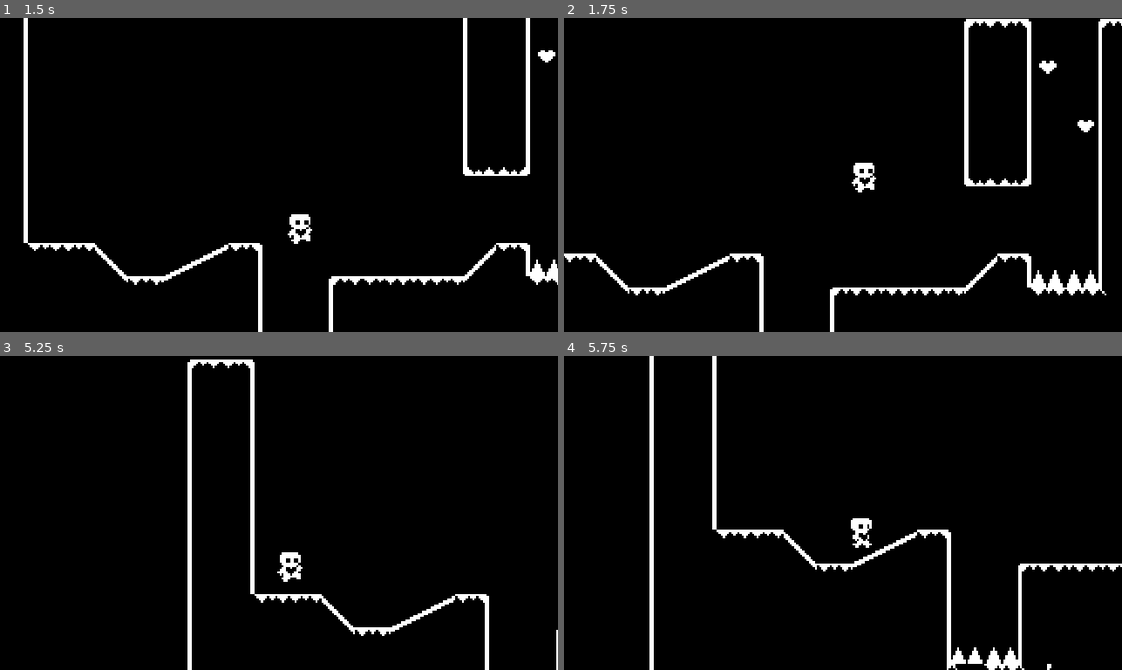
Above: before the commit, frames 1-4 (two rows, left to right).
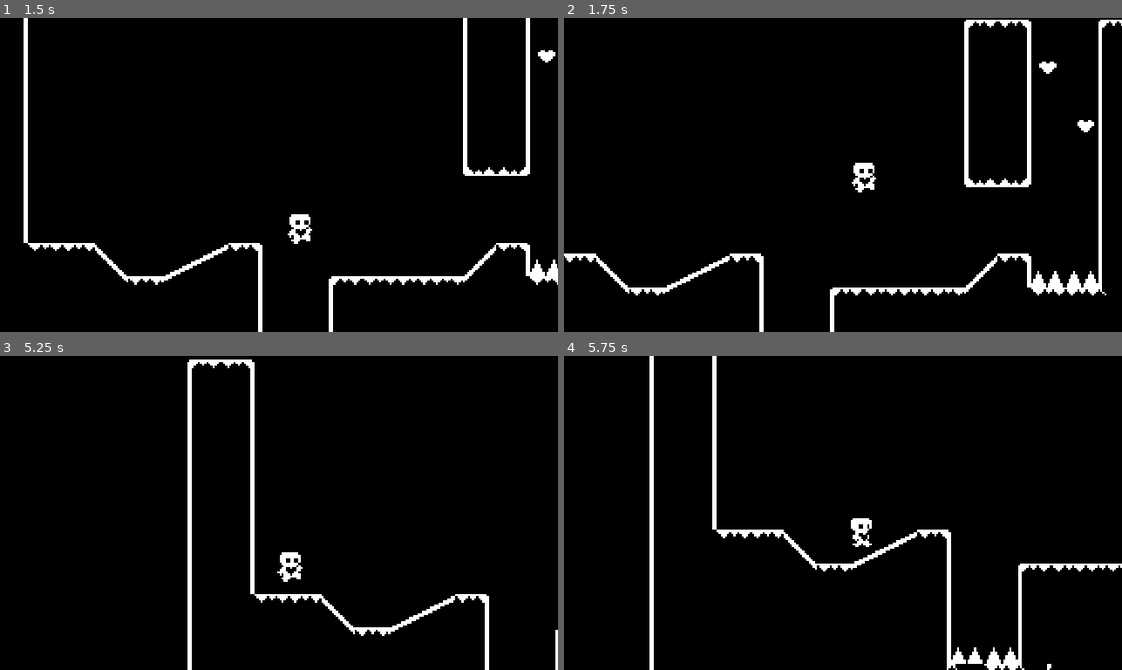
Above: after the commit, the same moments.

Repository: dazheng6/Heart-Platformer
Game: Godot game, scene res://Scenes/level_one.tscn
The game is run twice, just before and just after one commit, with the same random seed, the same clock (stepped at 60 frames per second) and the same inputs.
Inputs:
- Up to frame 1 (1.5 s): hold Right (ui_right) from 0.53 s (still down); tap Up (ui_up) at 0.77 s
- Up to frame 2 (1.75 s): keep holding Right (ui_right); tap Up (ui_up) at 1.52 s
- Up to frame 3 (5.25 s): release Right (ui_right) at 2.03 s; hold Left (ui_left) 2.03-2.78 s; hold Right (ui_right) 2.78-4.28 s; tap Up (ui_up) at 3.02, 3.77, 4.52 s; hold Left (ui_left) 4.28-5.03 s; hold Right (ui_right) from 5.03 s (still down)
- Up to frame 4 (5.75 s): keep holding Right (ui_right)

Frame 1 is identical in both runs. In frame 2, 0.2% of the frame differs, in the area x 0-100%, y 0-88%; in frame 3, less than 0.1%; in frame 4, less than 0.1%.

Commit message:
progress check 8 completed

Diff:
--- a/Scenes/level_transition.gd
+++ b/Scenes/level_transition.gd
@@ -1,9 +1,11 @@
-extends Node
+extends CanvasLayer
 
 @onready var animation_player = $AnimationPlayer
 
 func fade_from_black():
 	animation_player.play("fade_from_black")
+	await animation_player.animation_finished
 
 func fade_to_black():
 	animation_player.play("fade_to_black")
+	await animation_player.animation_finished
--- a/Scenes/level_transition.tscn
+++ b/Scenes/level_transition.tscn
@@ -1,22 +1,6 @@
 [gd_scene load_steps=6 format=3 uid="uid://b42xkw66pkthw"]
 
 [ext_resource type="Script" path="res://Scenes/level_transition.gd" id="1_rmjvg"]
-
-[sub_resource type="Animation" id="Animation_ll4i6"]
-resource_name = "fade_to_black"
-length = 0.5
-tracks/0/type = "value"
-tracks/0/imported = false
-tracks/0/enabled = true
-tracks/0/path = NodePath("ColorRect:color")
-tracks/0/interp = 1
-tracks/0/loop_wrap = true
-tracks/0/keys = {
-"times": PackedFloat32Array(0, 0.5),
-"transitions": PackedFloat32Array(1, 1),
-"update": 0,
-"values": [Color(0, 0, 0, 0), Color(0, 0, 0, 1)]
-}
 
 [sub_resource type="Animation" id="Animation_t0aja"]
 length = 0.001
@@ -48,6 +32,22 @@
 "values": [Color(0, 0, 0, 1), Color(0, 0, 0, 0)]
 }
 
+[sub_resource type="Animation" id="Animation_ll4i6"]
+resource_name = "fade_to_black"
+length = 0.5
+tracks/0/type = "value"
+tracks/0/imported = false
+tracks/0/enabled = true
+tracks/0/path = NodePath("ColorRect:color")
+tracks/0/interp = 1
+tracks/0/loop_wrap = true
+tracks/0/keys = {
+"times": PackedFloat32Array(0, 0.5),
+"transitions": PackedFloat32Array(1, 1),
+"update": 0,
+"values": [Color(0, 0, 0, 0), Color(0, 0, 0, 1)]
+}
+
 [sub_resource type="AnimationLibrary" id="AnimationLibrary_cgy85"]
 _data = {
 "RESET": SubResource("Animation_t0aja"),
@@ -55,8 +55,9 @@
 "fade_to_black": SubResource("Animation_ll4i6")
 }
 
-[node name="LevelTransition" type="Node"]
+[node name="LevelTransition" type="CanvasLayer"]
 process_mode = 3
+layer = 10
 script = ExtResource("1_rmjvg")
 
 [node name="AnimationPlayer" type="AnimationPlayer" parent="."]
--- a/Scenes/player.tscn
+++ b/Scenes/player.tscn
@@ -88,6 +88,7 @@
 collision_layer = 3
 floor_constant_speed = true
 floor_snap_length = 2.0
+safe_margin = 0.1
 script = ExtResource("1_le4us")
 movement_data = ExtResource("2_hyu5y")
 
--- a/Scripts/world.gd
+++ b/Scripts/world.gd
@@ -10,6 +10,10 @@
 
 func show_level_completed():
 	level_completed.show()
+	get_tree().paused = true
 	if not next_level is PackedScene: return
+	await LevelTransition.fade_to_black()
+	get_tree().paused = false
 	get_tree().change_scene_to_packed(next_level)
+	LevelTransition.fade_from_black()
 	#get_tree().paused = true
--- a/project.godot
+++ b/project.godot
@@ -18,6 +18,7 @@
 [autoload]
 
 Events="*res://Scripts/Events.gd"
+LevelTransition="*res://Scenes/level_transition.tscn"
 
 [display]
 
